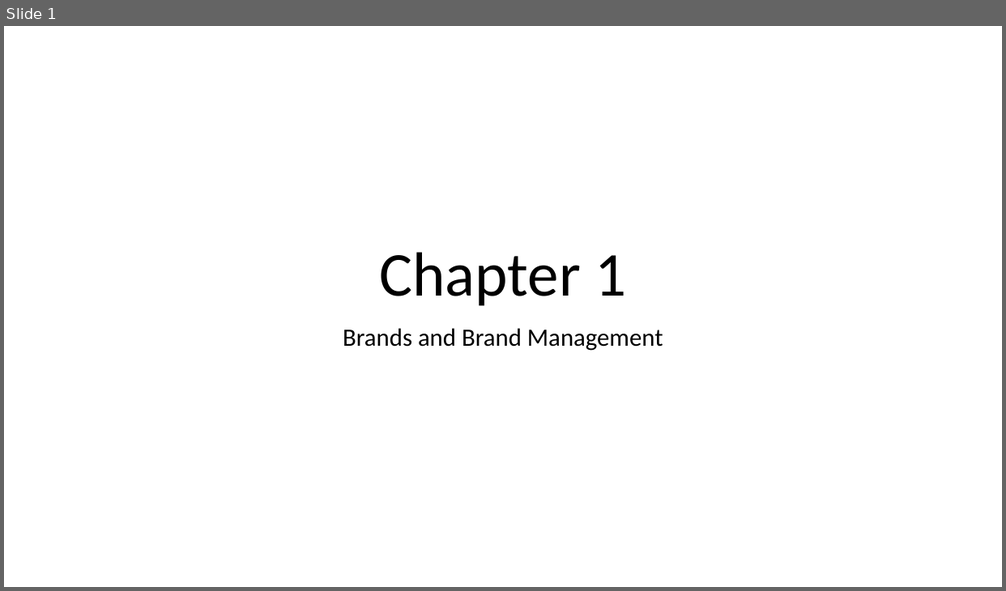
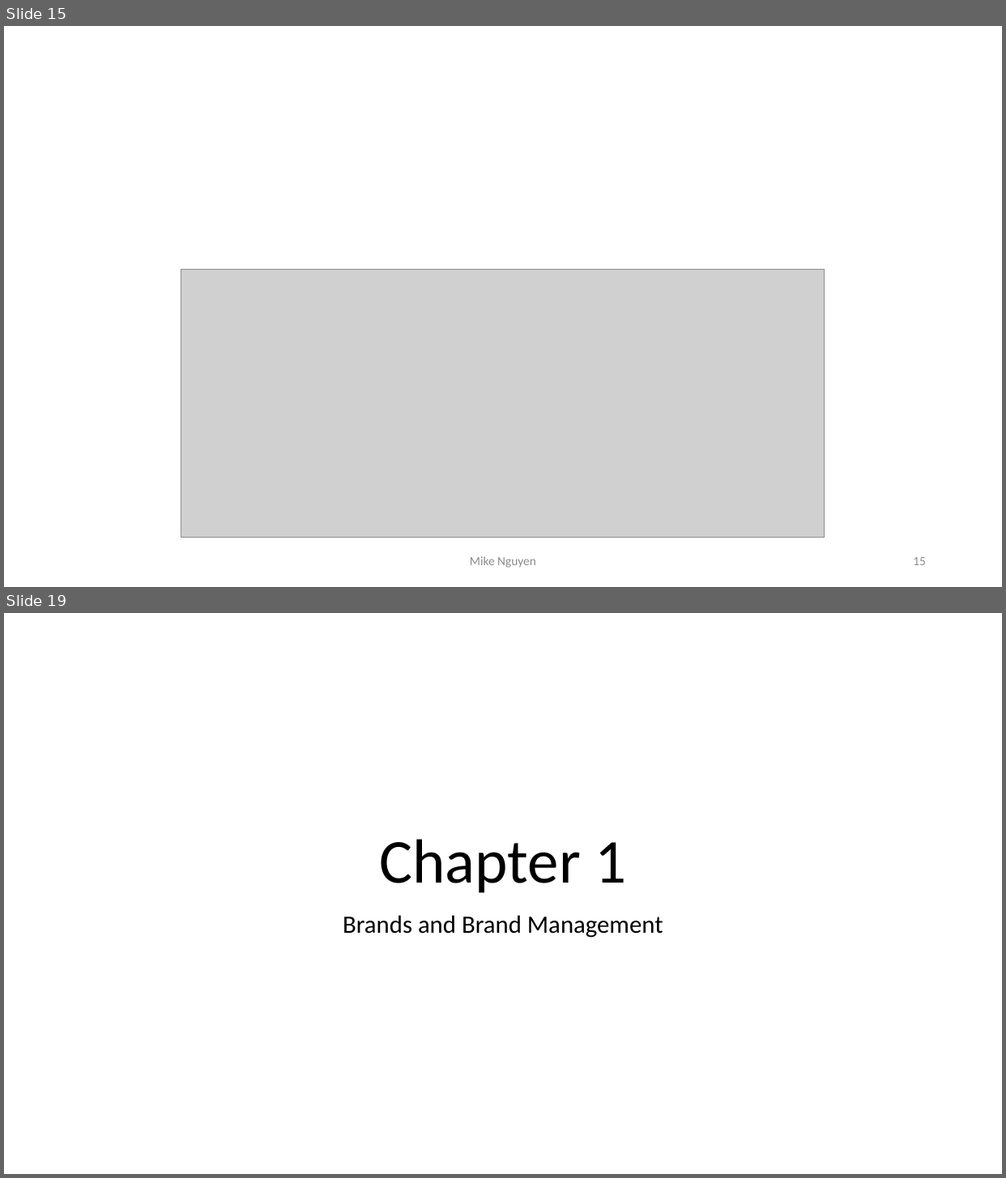
Before and after one commit to mikenguyen13/brand_F22, a slide deck: lecture/1/01.pptx. Shown one above the other, each under a label of ours: slide 1 before the commit, slides 15 and 19 after it; the slides between them are not shown. The pictures are 1006x591 and 1006x1178 pixels, drawn with LibreOffice and Linux fonts; fonts in the diff are those of the drawing; grey boxes stand for pictures. Boxes give left, top, right and bottom in pixels: in the first picture for what was removed or moved away, otherwise in the second. Text is boxed around its words. In the diff, an @@ line names an element or a change of style, - is before the commit and + after.

```diff
--- a/lecture/1/01.pptx
+++ b/lecture/1/01.pptx
@@ slide 15 added at bbox=[4, 26, 1002, 587], background #FFFFFF @@
@@ picture added at bbox=[181, 269, 825, 538] @@
@@ text added at bbox=[470, 557, 536, 568], 12 pt, text #8C8C8C @@
+Mike Nguyen
@@ page number added at bbox=[913, 557, 926, 565], 12 pt, text #8C8C8C @@
+15
@@ what was slide 1 is now slide 19 @@
```
Also in this commit, not shown: 17 other slides added, 6 other files.
